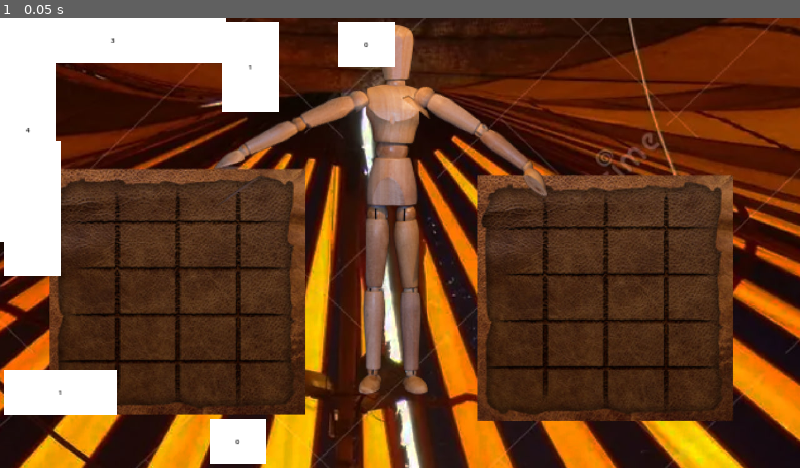
Above: before the commit, frame 1.
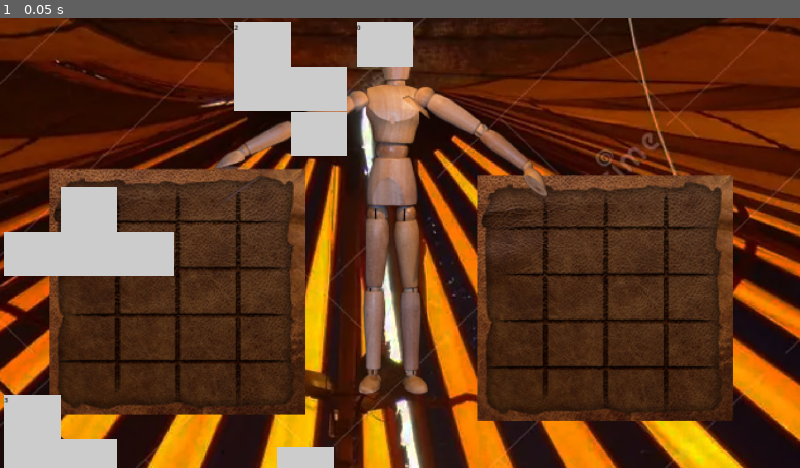
Above: after the commit, the same moment.

Repository: Ultragliass/equilibrium
Game: Godot game, scene res://scenes/Main.tscn
The game is run twice, just before and just after one commit, with the same random seed, the same clock (stepped at 60 frames per second) and the same inputs.
Inputs:
- Up to frame 1 (0.05 s): no input

The runs differ from the first frame. In frame 1, 16% of the frame differs, in the area x 0-52%, y 0-100%.

Commit message:
Alter drag-and-drop functionality to handle irregular shapes.

Diff:
--- a/scenes/Item.tscn
+++ b/scenes/Item.tscn
@@ -2,7 +2,9 @@
 
 [ext_resource type="Script" path="res://scripts/item.gd" id="1_3mjbd"]
 
-[node name="Item" type="CenterContainer"]
+[node name="Item" type="Control"]
+layout_mode = 3
+anchors_preset = 0
 offset_right = 40.0
 offset_bottom = 40.0
 script = ExtResource("1_3mjbd")
--- a/scripts/global.gd
+++ b/scripts/global.gd
@@ -5,16 +5,78 @@
 const WEEKDAY_GRID_SLOTS = {"rows": 5, "columns": 4}
 
 var drag_item: Node
+
 var cell_size = {
 	"width": 100,
 	"height": 100
 }
 
+const ITEMS = {
+	"iron": [
+		[[1]],
+
+		[[1, 1]],
+
+		[[1, 1],
+		 [1, 1]],
+
+		[[1, 1],
+		 [1, 1],
+		 [1, 1]],
+
+		 [[1, 1, 1]],
+
+		 [[1, 1, 1, 1]],
+
+		 [[1, 1, 1, 1, 1]]
+	],
+
+	"stone": [
+		[[0, 1, 0],
+		 [1, 1, 1]],
+
+		[[1, 0],
+		 [1, 1],
+		 [0, 1]],
+
+		[[1, 1],
+		 [1, 1]],
+
+		[[1]],
+
+		[[1],
+		 [1],
+		 [1]],
+
+		[[0, 1],
+		 [1, 1]]
+	],
+
+	"earth": [
+		[[1, 1],
+		 [1, 1]],
+
+		[[0, 1],
+		 [1, 1]],
+
+		[[1],
+		 [1]],
+
+		[[1]],
+	],
+
+	"water": [
+		[[1, 1]],
+
+		[[1]],
+	]
+}
 
 func _ready():
 	var WeekdayGridManager = get_node("/root/Main/WeekdayGridManager")
 	cell_size.width = WeekdayGridManager.size.x / WEEKDAY_GRID_SLOTS.columns
 	cell_size.height = WeekdayGridManager.size.y / WEEKDAY_GRID_SLOTS.rows
+
 
 func set_drag_item(item: Node):
 	drag_item = item
--- a/scripts/grid_manager.gd
+++ b/scripts/grid_manager.gd
@@ -1,6 +1,6 @@
 extends Control
 
-var drop_preview: CenterContainer = null
+var drop_preview: Control = null
 
 var grid = []
 var cell_size = Vector2(100, 100)
@@ -22,48 +22,58 @@
 		for j in range(columns):
 			grid[i][j] = null
 
-func can_place_item_at(grid_x: int, grid_y: int, item_width: int, item_height: int, moving_item: Node = null) -> bool:
-	for i in range(item_height):
-		for j in range(item_width):
-			var cell_x = grid_x + j
-			var cell_y = grid_y + i
+func can_place_item_at(grid_x: int, grid_y: int, item: Node) -> bool:
+	var shape = item.shape
+	for row in range(shape.size()):
+		for col in range(shape[row].size()):
+			if shape[row][col] == 1:
+				var cell_x = grid_x + col
+				var cell_y = grid_y + row
 
-			if cell_x >= columns or cell_y >= rows:
-				print("Out of bounds at: ", Vector2(cell_x, cell_y))
-				return false
+				if cell_x >= columns or cell_y >= rows or cell_x < 0 or cell_y < 0:
+					return false
 
-			if grid[cell_y][cell_x] != null and grid[cell_y][cell_x] != moving_item:
-				print("Cell occupied at: ", Vector2(cell_x, cell_y))
-				return false
+				if grid[cell_y][cell_x] != null and grid[cell_y][cell_x] != item:
+					return false
 
 	return true
 
 
-func place_item_at(grid_x: int, grid_y: int, item: Node, item_width: int, item_height: int) -> bool:
-	if not can_place_item_at(grid_x, grid_y, item_width, item_height, item):
+func place_item_at(grid_x: int, grid_y: int, item: Node) -> bool:
+	if not can_place_item_at(grid_x, grid_y, item):
 		return false
 
-	for i in range(item_height):
-		for j in range(item_width):
-			grid[grid_y + i][grid_x + j] = item
+	for row in range(item.shape.size()):
+		for col in range(item.shape[row].size()):
+			if item.shape[row][col] == 1:
+				grid[grid_y + row][grid_x + col] = item
 
 	item.position = Vector2(grid_x, grid_y) * cell_size
-	item.anchors_preset = Control.PRESET_TOP_LEFT
+
+	item.anchor_left = 0
+	item.anchor_top = 0
+	item.anchor_right = 0
+	item.anchor_bottom = 0
+
+	item.size_flags_horizontal = Control.SIZE_FILL
+	item.size_flags_vertical = Control.SIZE_FILL
+
 	return true
 
+
 func remove_item_from_grid(item: Node):
-	for i in range(rows):
-		for j in range(columns):
-			if grid[i][j] == item:
-				print("Removing item from cell(", j, ", ", i, ")")
-				grid[i][j] = null
+	for row in range(rows):
+		for col in range(columns):
+			if grid[row][col] == item:
+				grid[row][col] = null
+
 
 func _can_drop_data(_pos, data):
-	if data is CenterContainer:
+	if data is Control:
 		var dragging_item = Global.get_drag_item()
 		var grid_coords = get_grid_coordinates(get_global_mouse_position(), dragging_item.width, dragging_item.height)
 
-		if dragging_item and can_place_item_at(grid_coords.x, grid_coords.y, dragging_item.width, dragging_item.height, data):
+		if dragging_item and can_place_item_at(grid_coords.x, grid_coords.y, dragging_item):
 			show_drop_preview(grid_coords, dragging_item)
 			return true
 
@@ -71,25 +81,20 @@
 
 	return false
 
+
 func _drop_data(_pos, data):
 	var grid_coords = get_grid_coordinates(get_global_mouse_position(), data.width, data.height)
 
-	if can_place_item_at(grid_coords.x, grid_coords.y, data.width, data.height, data):
+	if can_place_item_at(grid_coords.x, grid_coords.y, data):
 		remove_item_from_grid(data)
 		remove_drop_preview()
 
-		if place_item_at(grid_coords.x, grid_coords.y, data, data.width, data.height):
+		if place_item_at(grid_coords.x, grid_coords.y, data):
 			if data.get_parent() != self:
 				data.reparent(self)
 
+
 			data.position = grid_coords * cell_size
-			data.anchors_preset = Control.PRESET_TOP_LEFT
-			data.anchor_left = 0
-			data.anchor_top = 0
-			data.anchor_right = 0
-			data.anchor_bottom = 0
-			data.modulate.a = 1
-
 			print("Item placed successfully at: ", grid_coords)
 		else:
 			print("Failed to place item")
@@ -108,10 +113,10 @@
 
 	return Vector2(grid_x, grid_y)
 
-func show_drop_preview(grid_coords: Vector2, dragging_item: CenterContainer):
+func show_drop_preview(grid_coords: Vector2, dragging_item: Control):
 	if not drop_preview:
 		drop_preview = dragging_item.duplicate()
-		drop_preview.init(dragging_item.number, dragging_item.width, dragging_item.height)
+		drop_preview.init(dragging_item.number, dragging_item.shape)
 		drop_preview.modulate.a = 0.5
 		add_child(drop_preview)
 
--- a/scripts/item.gd
+++ b/scripts/item.gd
@@ -1,38 +1,71 @@
-extends CenterContainer
+extends Control
 
 var original_parent
+var shape: Array = []
 
 var number: int
 var width := 1
 var height := 1
 
-func init(item_number: int, item_width: int, item_height: int):
+func init(item_number: int, item_shape: Array):
 	number = item_number
-	width = item_width
-	height = item_height
-	size = Vector2(Global.cell_size.width * width, Global.cell_size.height * height)
+	shape = item_shape
+	build_shape()
+
+func build_shape():
+	for child in get_children():
+		child.queue_free()
+
+	for row in range(shape.size()):
+		for col in range(shape[row].size()):
+			if shape[row][col] == 1:
+				var block = ColorRect.new()
+				block.color = Color(0.8, 0.8, 0.8)
+				block.custom_minimum_size = Vector2(Global.cell_size.width, Global.cell_size.height)
+				block.position = Vector2(col, row) * Vector2(Global.cell_size.width, Global.cell_size.height)
+				block.mouse_filter = Control.MOUSE_FILTER_PASS
+				add_child(block)
+
+	var label = Label.new()
+	label.text = str(number)
+	label.add_theme_color_override("font_color", Color(0, 0, 0))
+	label.size_flags_horizontal = Control.SIZE_FILL
+	label.size_flags_vertical = Control.SIZE_FILL
+	add_child(label)
 
 func _ready():
 	mouse_filter = MOUSE_FILTER_STOP
 	mouse_default_cursor_shape = CursorShape.CURSOR_DRAG
 
-	var color = ColorRect.new()
-	color.custom_minimum_size = Vector2(Global.cell_size.width * width, Global.cell_size.height * height)
-	color.mouse_filter = Control.MOUSE_FILTER_PASS
-	add_child(color)
+	for child in get_children():
+		child.queue_free()
+
+	for row in range(shape.size()):
+		for col in range(shape[row].size()):
+			if shape[row][col] == 1:
+				var cell = ColorRect.new()
+				cell.color = Color(0.8, 0.8, 0.8)
+				cell.size_flags_horizontal = Control.SIZE_FILL
+				cell.size_flags_vertical = Control.SIZE_FILL
+				cell.custom_minimum_size = Vector2(Global.cell_size.width, Global.cell_size.height)
+				cell.position = Vector2(col, row) * Vector2(Global.cell_size.width, Global.cell_size.height)
+				cell.mouse_filter = Control.MOUSE_FILTER_PASS
+				add_child(cell)
 
 	var text = Label.new()
+	text.text = str(number)
 	text.add_theme_color_override("font_color", Color(0, 0, 0))
-	text.text = str(number)
+	text.size_flags_horizontal = Control.SIZE_FILL
+	text.size_flags_vertical = Control.SIZE_FILL
 	add_child(text)
+
 
 func _get_drag_data(_at_position):
 	original_parent = get_parent()
-
 	Global.set_drag_item(self)
 
 	var preview = duplicate()
-	preview.init(number, width, height)
+	preview.init(number, shape)
 
 	var wrapper = Control.new()
 	wrapper.mouse_filter = Control.MOUSE_FILTER_PASS
@@ -41,9 +74,9 @@
 	preview.modulate.a = 0.5
 
 	set_drag_preview(wrapper)
-
 	mouse_filter = Control.MOUSE_FILTER_PASS
 	return self
+
 
 func _notification(what):
 	if what == NOTIFICATION_DRAG_END:
--- a/scripts/main.gd
+++ b/scripts/main.gd
@@ -10,23 +10,18 @@
 	WeekdayGridManager.init(Global.WEEKDAY_GRID_SLOTS.rows, Global.WEEKDAY_GRID_SLOTS.columns, Vector2(Global.cell_size.width, Global.cell_size.height))
 
 	for j in range(NUMBER_OF_ITEMS_TO_SCATTER):
-		var tall = ITEM_SCENE.instantiate()
-		tall.init(j, 1, j + 1)
-		scatter_item(tall)
-		add_child(tall)
-
-		if j != 4:
-			var wide = ITEM_SCENE.instantiate()
-			wide.init(j, j + 1, 1)
-			scatter_item(wide)
-			add_child(wide)
+		var item = ITEM_SCENE.instantiate()
+		var shape = Global.ITEMS["stone"][randi() % Global.ITEMS["stone"].size()]
+		item.init(j, shape)
+		scatter_item(item)
+		add_child(item)
 
 
-func scatter_item(item: CenterContainer):
+func scatter_item(item: Control):
 	var screen_size = get_viewport_rect().size
 	var scatter_position = Vector2()
 
-	while scattered_item_positions.size() < NUMBER_OF_ITEMS_TO_SCATTER:
+	while true:
 		var edge = randi() % 4
 		match edge:
 			0: scatter_position = Vector2(randf_range(0, screen_size.x - item.size.x), SCATTER_ITEMS_SCREEN_MARGIN)
@@ -35,7 +30,6 @@
 			3: scatter_position = Vector2(screen_size.x - item.size.x - SCATTER_ITEMS_SCREEN_MARGIN, randf_range(0, screen_size.y - item.size.y))
 
 		var is_overlapping = false
-
 		for scattered_item_position in scattered_item_positions:
 			if Rect2(scattered_item_position.position, scattered_item_position.size).intersects(Rect2(scatter_position, item.size)):
 				is_overlapping = true
@@ -45,5 +39,3 @@
 			item.position = scatter_position
 			scattered_item_positions.append({"position": scatter_position, "size": item.size})
 			return
-
-		item.position = scatter_position
